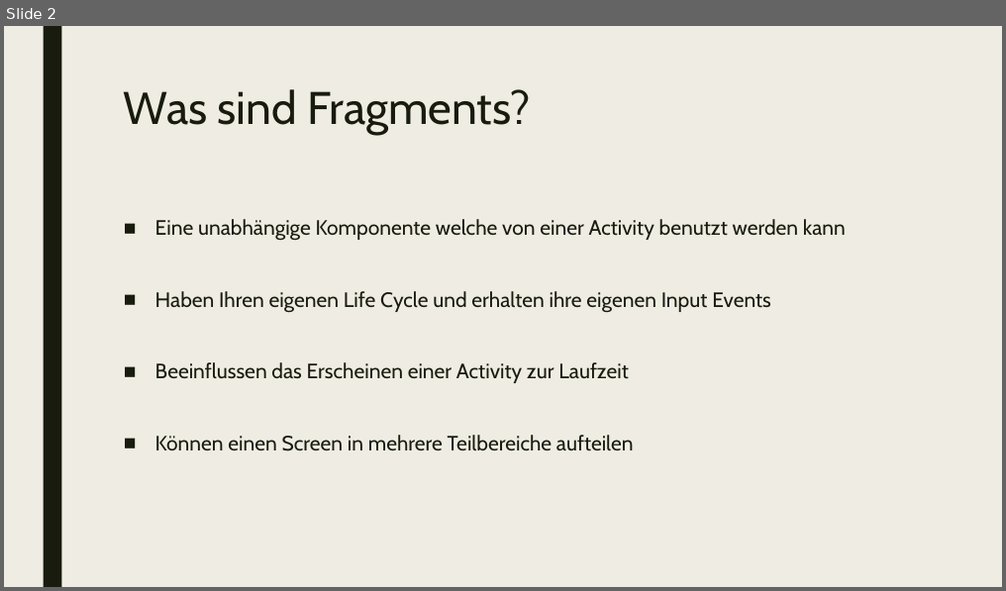
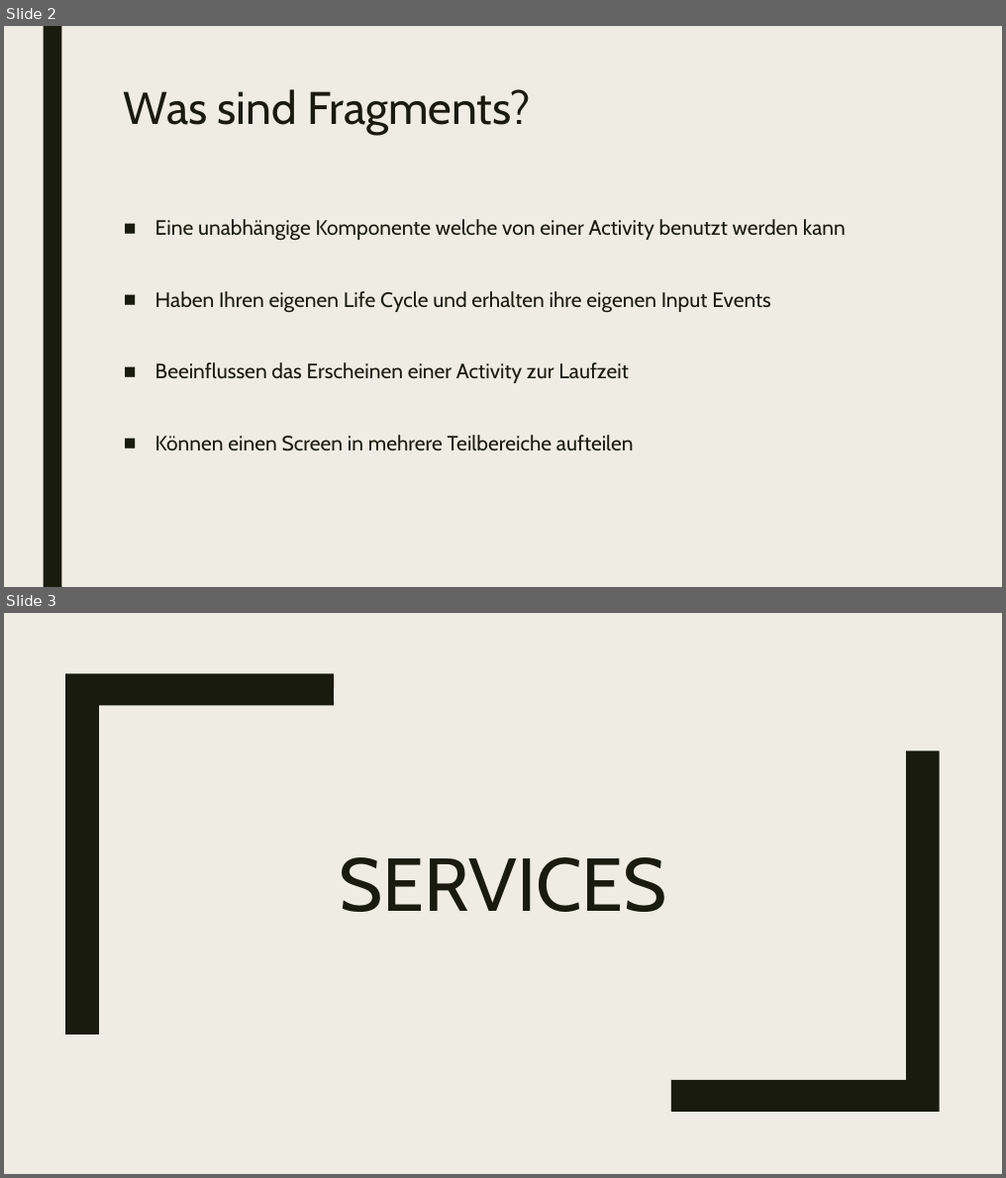
Before and after one commit to EricBuchinger/NVS_Referat, a slide deck: Fragments and Services.pptx. Shown one above the other, each under a label of ours: slide 2 before the commit, slides 2 and 3 after it. The pictures are 1006x591 and 1006x1178 pixels, drawn with LibreOffice and Linux fonts; fonts in the diff are those of the drawing. Boxes give left, top, right and bottom in pixels: in the first picture for what was removed or moved away, otherwise in the second. Text is boxed around its words. In the diff, an @@ line names an element or a change of style, - is before the commit and + after.

```diff
--- a/Fragments and Services.pptx
+++ b/Fragments and Services.pptx
@@ slide 3 added at <box>4,613,1002,1174</box>, background #EFEDE3 @@
@@ freeform shape added at <box>65,673,334,1035</box>, fill #191B0E @@
@@ freeform shape added at <box>672,751,940,1112</box>, fill #191B0E @@
@@ title added at <box>339,858,667,912</box>, 72 pt, text #191B0E @@
+SERVICES
```
Also in this commit, not shown: 5 other slides added, 11 other files.
